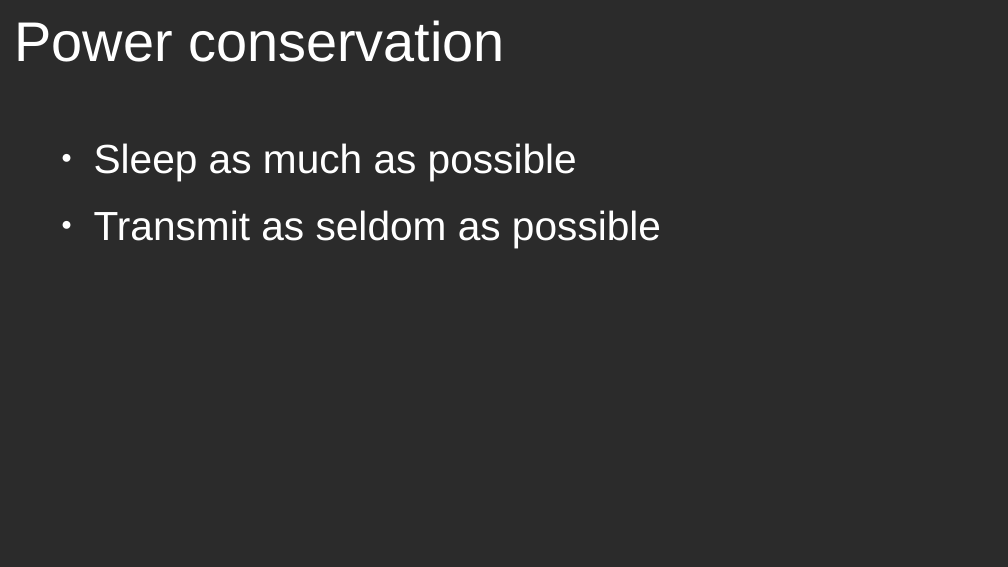
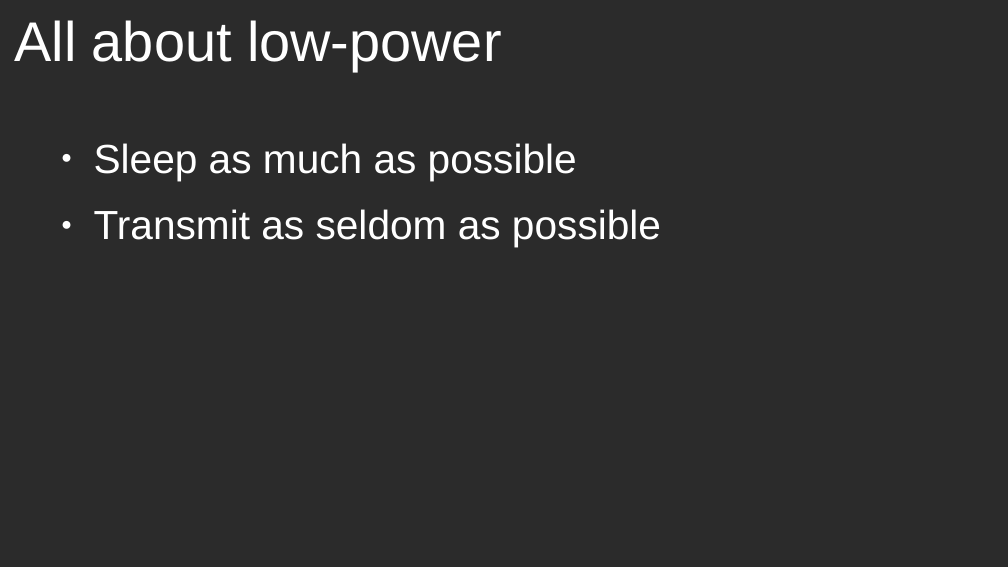
Before and after one commit to jonnor/embeddedml, a slide deck: slide 10 of doc/euroscipy2018/slides.odp. Drawn at 1008x567 pixels with LibreOffice and Linux fonts; fonts in the diff are those of the drawing; background and template pictures are left out; a plain dark background stands for a picture behind light text. Boxes give left, top, right and bottom in pixels: in the first picture for what was removed or moved away, otherwise in the second. Text is boxed around its words. In the diff, an @@ line names an element or a change of style, - is before the commit and + after.

```diff
--- a/doc/euroscipy2018/slides.odp
+++ b/doc/euroscipy2018/slides.odp
@@ title at bbox=[14, 20, 502, 71]: text changed @@
-Power conservation
+All about low-power
```
Also in this commit, not shown: 15 other slides changed, 3 slides added, 1 slide removed, 13 other files.
